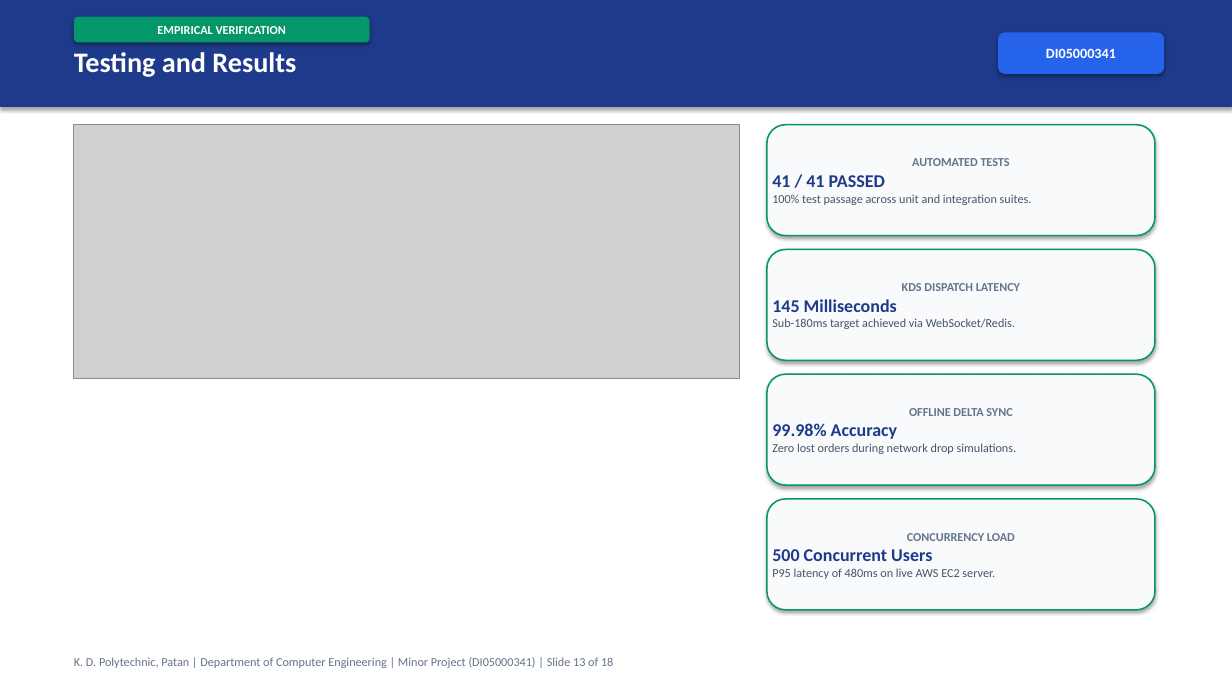
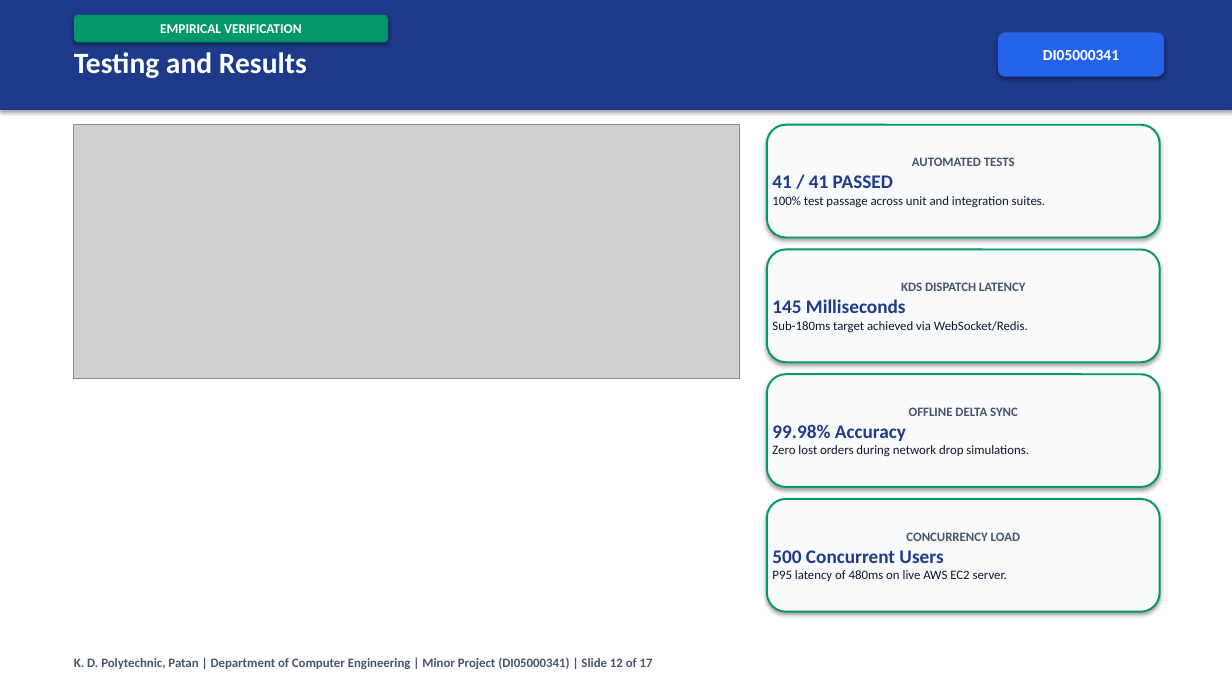
Before and after one commit to Shubh-Patel-07/DineFlow-AI, a slide deck: slide 12 of docs/DineFlow_AI_GTU_Minor_Project_Presentation.pptx (slide 13 before the commit). Drawn at 1232x693 pixels with LibreOffice and Linux fonts; fonts in the diff are those of the drawing; grey boxes stand for pictures. Boxes give left, top, right and bottom in pixels: in the first picture for what was removed or moved away, otherwise in the second. Text is boxed around its words. In the diff, an @@ line names an element or a change of style, - is before the commit and + after.

```diff
--- a/docs/DineFlow_AI_GTU_Minor_Project_Presentation.pptx
+++ b/docs/DineFlow_AI_GTU_Minor_Project_Presentation.pptx
@@ rectangle added at bbox=[0, 0, 1232, 693], fill #FFFFFF @@
@@ rounded rectangle "EMPIRICAL VERIFICATION": place and size @@
-rounded rectangle "EMPIRICAL VERIFICATION" at bbox=[74, 17, 370, 43]
+rounded rectangle "EMPIRICAL VERIFICATION" at bbox=[74, 15, 388, 43]
@@ rounded rectangle "EMPIRICAL VERIFICATION" at bbox=[74, 15, 388, 43]: size 9.5 to 10.5 pt @@
@@ text "Testing and Results" at bbox=[74, 52, 307, 78]: size 22 to 23 pt @@
@@ rounded rectangle "DI05000341" at bbox=[998, 32, 1165, 77]: size 11 to 12 pt @@
@@ rounded rectangle "AUTOMATED TESTS": place and size @@
-rounded rectangle "AUTOMATED TESTS" at bbox=[767, 125, 1155, 236]
+rounded rectangle "AUTOMATED TESTS" at bbox=[767, 125, 1160, 238]
@@ rounded rectangle "AUTOMATED TESTS" at bbox=[767, 125, 1160, 238]: size 9.5 to 10 pt in "AUTOMATED TESTS", "100% test passage across unit and integration ..."; text colour #64748B to #475569 in "AUTOMATED TESTS"; size 14 to 15 pt in "41 / 41 PASSED"; text colour #475569 to #0F172A in "100% test passage across unit and integration ..."; outline #059669 1.2 pt to #059669 1.5 pt @@
@@ rounded rectangle "KDS DISPATCH LATENCY": place and size @@
-rounded rectangle "KDS DISPATCH LATENCY" at bbox=[767, 250, 1155, 360]
+rounded rectangle "KDS DISPATCH LATENCY" at bbox=[767, 250, 1160, 362]
@@ rounded rectangle "KDS DISPATCH LATENCY" at bbox=[767, 250, 1160, 362]: size 9.5 to 10 pt in "KDS DISPATCH LATENCY", "Sub-180ms target achieved via WebSocket/Redis."; text colour #64748B to #475569 in "KDS DISPATCH LATENCY"; size 14 to 15 pt in "145 Milliseconds"; text colour #475569 to #0F172A in "Sub-180ms target achieved via WebSocket/Redis."; outline #059669 1.2 pt to #059669 1.5 pt @@
@@ rounded rectangle "OFFLINE DELTA SYNC": place and size @@
-rounded rectangle "OFFLINE DELTA SYNC" at bbox=[767, 374, 1155, 485]
+rounded rectangle "OFFLINE DELTA SYNC" at bbox=[767, 374, 1160, 487]
@@ rounded rectangle "OFFLINE DELTA SYNC" at bbox=[767, 374, 1160, 487]: size 9.5 to 10 pt in "OFFLINE DELTA SYNC", "Zero lost orders during network drop simulations."; text colour #64748B to #475569 in "OFFLINE DELTA SYNC"; size 14 to 15 pt in "99.98% Accuracy"; text colour #475569 to #0F172A in "Zero lost orders during network drop simulations."; outline #059669 1.2 pt to #059669 1.5 pt @@
@@ rounded rectangle "CONCURRENCY LOAD": place and size @@
-rounded rectangle "CONCURRENCY LOAD" at bbox=[767, 499, 1155, 610]
+rounded rectangle "CONCURRENCY LOAD" at bbox=[767, 499, 1160, 612]
@@ rounded rectangle "CONCURRENCY LOAD" at bbox=[767, 499, 1160, 612]: size 9.5 to 10 pt in "CONCURRENCY LOAD", "P95 latency of 480ms on live AWS ..."; text colour #64748B to #475569 in "CONCURRENCY LOAD"; size 14 to 15 pt in "500 Concurrent Users"; text colour #475569 to #0F172A in "P95 latency of 480ms on live AWS ..."; outline #059669 1.2 pt to #059669 1.5 pt @@
@@ text at bbox=[74, 658, 653, 669]: text changed; size 9.5 to 10 pt; text colour #64748B to #475569; bold on @@
-K. D. Polytechnic, Patan | Department of Computer Engineering | Minor Project (DI05000341) | Slide 13 of 18
+K. D. Polytechnic, Patan | Department of Computer Engineering | Minor Project (DI05000341) | Slide 12 of 17
```
Also in this commit, not shown: 16 other slides changed, 1 slide removed, 1 other file.
